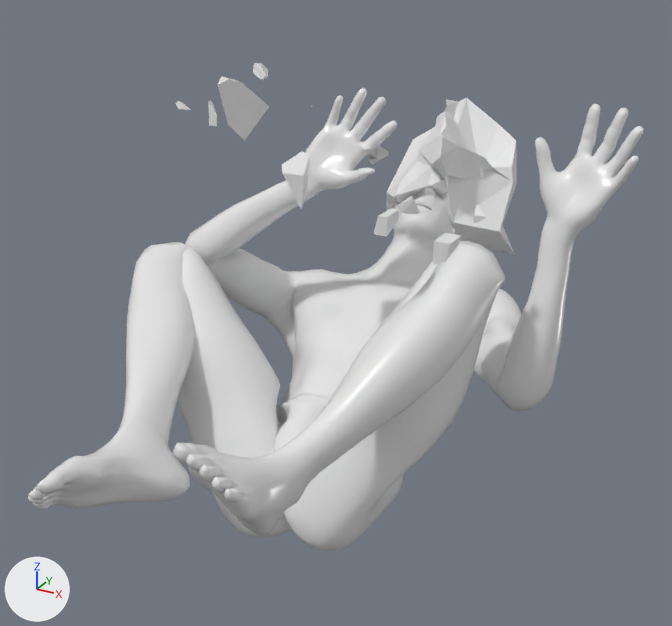
Before and after pictures for a commit that changed the COLLADA model app/src/collada/male27.dae.
Camera for both pictures: a 50 mm camera at (8.6, -18.12, 9.83) aimed at (0.15, -2.74, 2.15). Every picture has the same lights, and +X, +Y and +Z are marked at lower left. Where no turn or scale is listed for an object, it has been applied to the vertices. Vertices at the same position are counted once.

In view in the first picture: 'lowpoly', 'lowpoly2_cell_020_cell_001', 'lowpoly2_cell_020_cell_003', 'lowpoly2_cell_020_cell_006', 'lowpoly2_cell_026_cell_002', 'lowpoly2_cell_030_cell_001', 'lowpoly2_cell_030_cell_002', 'lowpoly2_cell_030_cell_005', 'lowpoly2_cell_040', 'lowpoly2_cell_044_cell_001', 'lowpoly2_cell_044_cell_002', 'lowpoly2_cell_049_cell_004', 'makehuman_Body'.
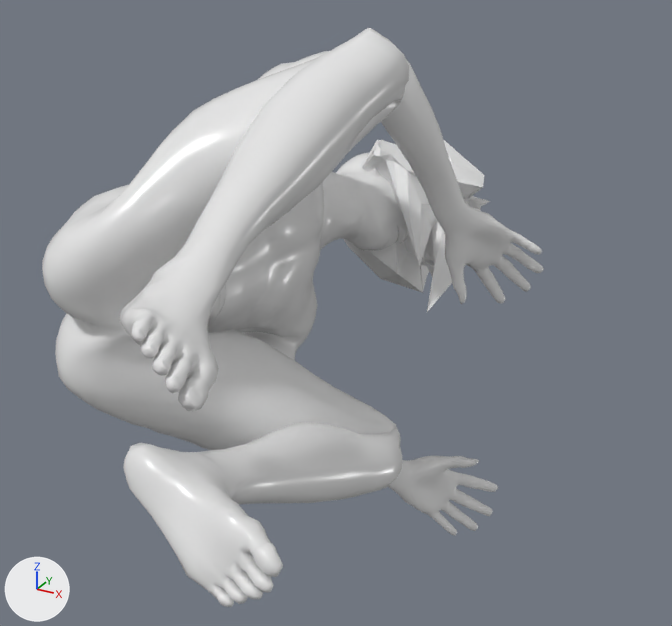
Where the newer file only moved an object's origin or applied its transform, the numbers keep the older frame.

Where the change shows, as pixel boxes (x1, y1, x2, y2) in the pictures (672 x 626 px):
'makehuman_Body', reshaped (18% narrower, 25% taller): before (28, 88, 644, 551); after (42, 28, 544, 607)
'lowpoly', reshaped, moved, turned: before (386, 98, 517, 254); after (344, 139, 490, 312)
'lowpoly2_cell_020_cell_001', deleted: before (217, 77, 269, 141)
'lowpoly2_cell_030_cell_005', deleted: before (282, 152, 310, 209)
'lowpoly2_cell_044_cell_002', deleted: before (433, 233, 462, 265)
'lowpoly2_cell_044_cell_001', deleted: before (374, 209, 399, 237)
'lowpoly2_cell_040', deleted: before (362, 144, 389, 165)
'lowpoly2_cell_030_cell_001', deleted: before (397, 196, 420, 214)
'lowpoly2_cell_020_cell_003', deleted: before (253, 63, 268, 80)
'lowpoly2_cell_026_cell_002', deleted: before (208, 101, 217, 126)
'lowpoly2_cell_049_cell_004', deleted: before (336, 357, 350, 373)
'lowpoly2_cell_030_cell_002', deleted: before (473, 205, 486, 224)
'lowpoly2_cell_020_cell_006', deleted: before (176, 101, 190, 110)

The change, as a diff of the scene's bpy script:
```diff
--- a/app/src/collada/male27.dae.py
+++ b/app/src/collada/male27.dae.py
@@ me_male2_body_001 @@
 me_male2_body_001.from_pydata(...)  # 13380 vertices, 26756 faces; spans x -3.75..6.89, y 1.41..15.38, z -2.64..6.48
+# me_male2_body_001 part 1: the whole mesh is multiplied about its middle by the matrix ((-0.168, -0.378, 0.91), (-0.021, 0.925, 0.38), (-0.986, 0.044, -0.163)), then moved by (0.3, -1.8, 0.86)
 me_male2_body_001.materials.append(mat_male2_skin_001)
@@ me_icosphere @@
 # used by ob_lowpoly; location = (0.21, 3.54, 3.37); rotation_euler = (2.961, -0.404, 0.957), in degrees (170, -23, 55); scale = (1.59, 1.59, 1.59)
-me_icosphere.from_pydata(...)  # 136 vertices, 330 faces; spans x -1.22..1.05, y -1.52..1.06, z -1.2..1.23
+me_icosphere.from_pydata(...)  # 136 vertices, 330 faces; spans x -1.23..1.06, y -1.21..1.97, z -1.21..1.21
+# me_icosphere part 2: 136 of 136 vertices moved; they spanned x -1.22..1.05, y -1.52..1.06, z -1.2..1.23 and now span x -1.23..1.06, y -1.21..1.97, z -1.21..1.21; mean shift (-0.02, 0.21, 0.02); largest move (-0.55, 1.06, -0.84) -> (-1.07, 1.97, -0.63)
@@ ob_lowpoly2_cell_049_cell_004 @@
-ob_lowpoly2_cell_049_cell_004 = bpy.data.objects.new('lowpoly2_cell_049_cell_004', me_mesh_112)
@@ ob_lowpoly2_cell_044_cell_002 @@
-ob_lowpoly2_cell_044_cell_002 = bpy.data.objects.new('lowpoly2_cell_044_cell_002', me_mesh_122)
@@ ob_lowpoly2_cell_044_cell_001 @@
-ob_lowpoly2_cell_044_cell_001 = bpy.data.objects.new('lowpoly2_cell_044_cell_001', me_mesh_121)
@@ ob_lowpoly2_cell_040 @@
-ob_lowpoly2_cell_040 = bpy.data.objects.new('lowpoly2_cell_040', me_mesh_025)
@@ ob_lowpoly2_cell_033 @@
-ob_lowpoly2_cell_033 = bpy.data.objects.new('lowpoly2_cell_033', me_mesh_043)
@@ ob_lowpoly2_cell_030_cell_005 @@
-ob_lowpoly2_cell_030_cell_005 = bpy.data.objects.new('lowpoly2_cell_030_cell_005', me_mesh_094)
@@ ob_lowpoly2_cell_030_cell_002 @@
-ob_lowpoly2_cell_030_cell_002 = bpy.data.objects.new('lowpoly2_cell_030_cell_002', me_mesh_091)
@@ ob_lowpoly2_cell_030_cell_001 @@
-ob_lowpoly2_cell_030_cell_001 = bpy.data.objects.new('lowpoly2_cell_030_cell_001', me_mesh_090)
@@ ob_lowpoly2_cell_026_cell_002 @@
-ob_lowpoly2_cell_026_cell_002 = bpy.data.objects.new('lowpoly2_cell_026_cell_002', me_mesh_087)
@@ ob_lowpoly2_cell_020_cell_006 @@
-ob_lowpoly2_cell_020_cell_006 = bpy.data.objects.new('lowpoly2_cell_020_cell_006', me_mesh_074)
@@ ob_lowpoly2_cell_020_cell_003 @@
-ob_lowpoly2_cell_020_cell_003 = bpy.data.objects.new('lowpoly2_cell_020_cell_003', me_mesh_071)
@@ ob_lowpoly2_cell_020_cell_001 @@
-ob_lowpoly2_cell_020_cell_001 = bpy.data.objects.new('lowpoly2_cell_020_cell_001', me_mesh_069)
@@ ob_lowpoly @@
 ob_lowpoly = bpy.data.objects.new('lowpoly', me_icosphere)
-ob_lowpoly.location = (0.21, 3.54, 3.37)
-ob_lowpoly.rotation_euler = (2.961, -0.404, 0.957)  # degrees (170, -23, 55)
+ob_lowpoly.location = (-0.32, 1.8, 3.19)
+ob_lowpoly.rotation_euler = (-1.822, 0.586, 1.589)  # degrees (-104, 34, 91)
 ob_lowpoly.scale = (1.59, 1.59, 1.59)
```
